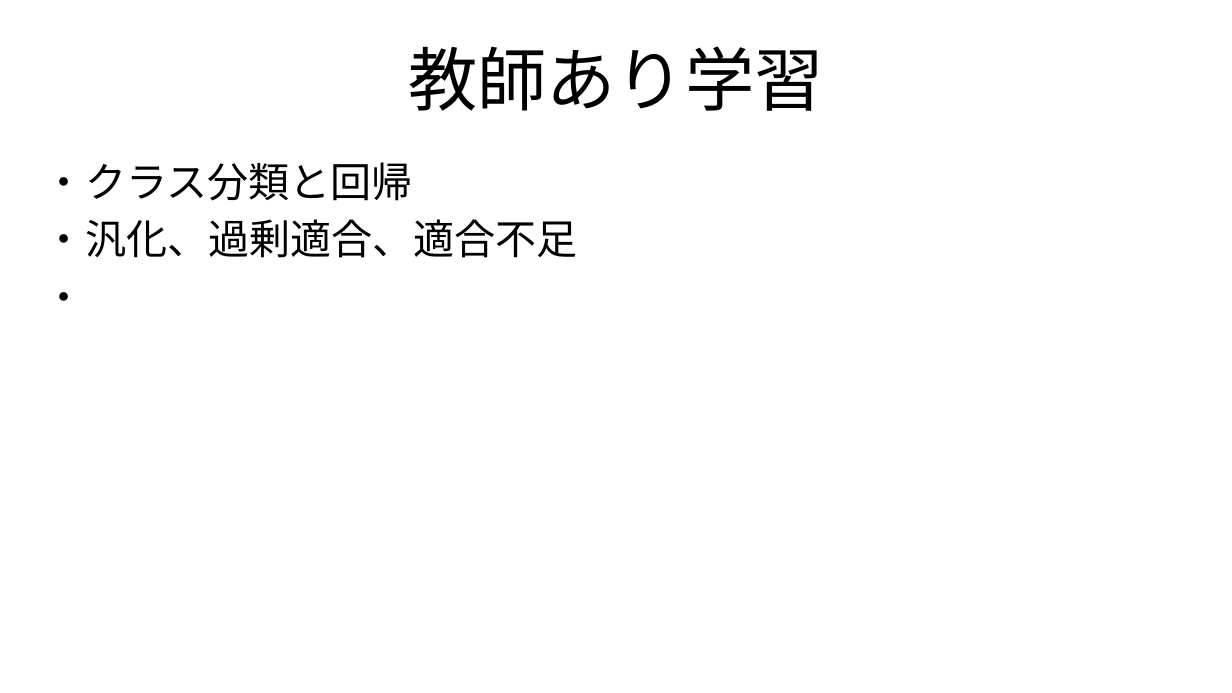
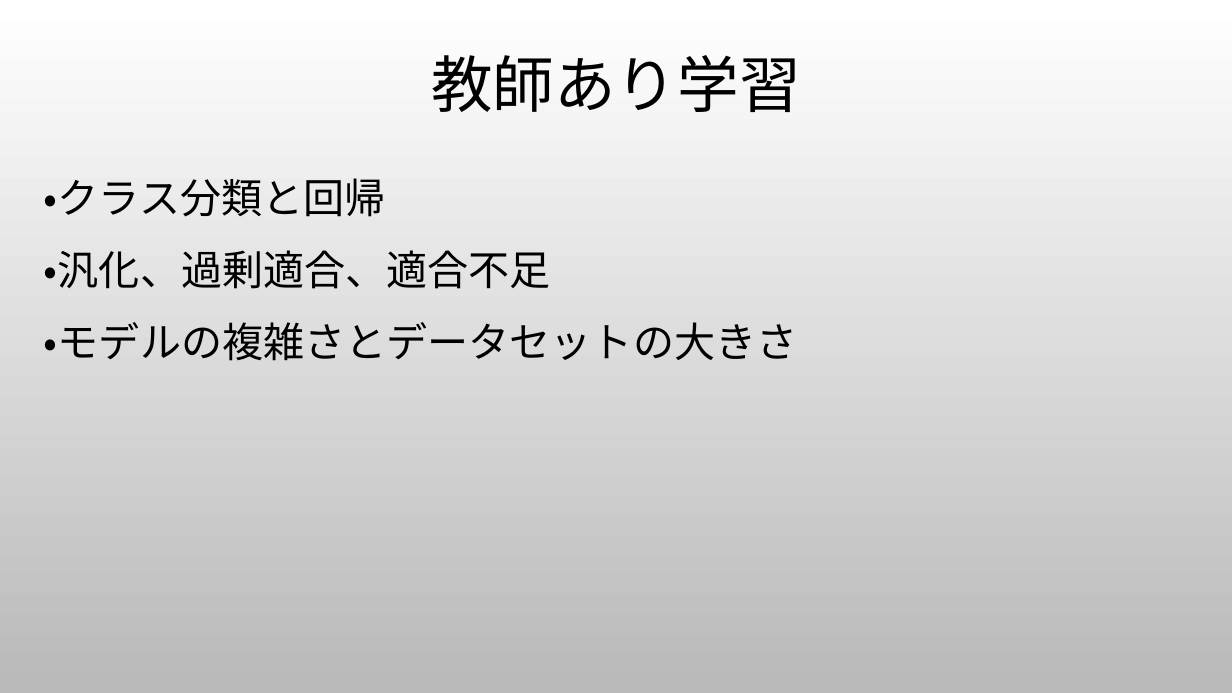
Before and after one commit to ShomaMori/kikaigakushu, a slide deck: slide 1 of zemi.pptx. Drawn at 1232x693 pixels with LibreOffice and Linux fonts; fonts in the diff are those of the drawing; background and template pictures are left out. Boxes give left, top, right and bottom in pixels: in the first picture for what was removed or moved away, otherwise in the second. Text is boxed around its words. In the diff, an @@ line names an element or a change of style, - is before the commit and + after.

```diff
--- a/zemi.pptx
+++ b/zemi.pptx
@@ background #FFFFFF to picture (left out) @@
@@ title "教師あり学習" at <box>431,55,801,112</box>: size 54 to 48 pt, font Noto Sans CJK JP to Calibri @@
@@ subtitle at <box>44,178,551,289</box>: font Noto Sans CJK JP to Calibri in "・クラス分類と回帰", "・汎化、過剰適合、適合不足"; line spacing 0.9 to 1.2 @@
@@ subtitle at <box>44,322,797,361</box>: text changed; font Noto Sans CJK JP to Calibri @@
-・
+・モデルの複雑さとデータセットの大きさ
```
Also in this commit, not shown: 3 other slides changed, 6 slides added, 6 other files.
